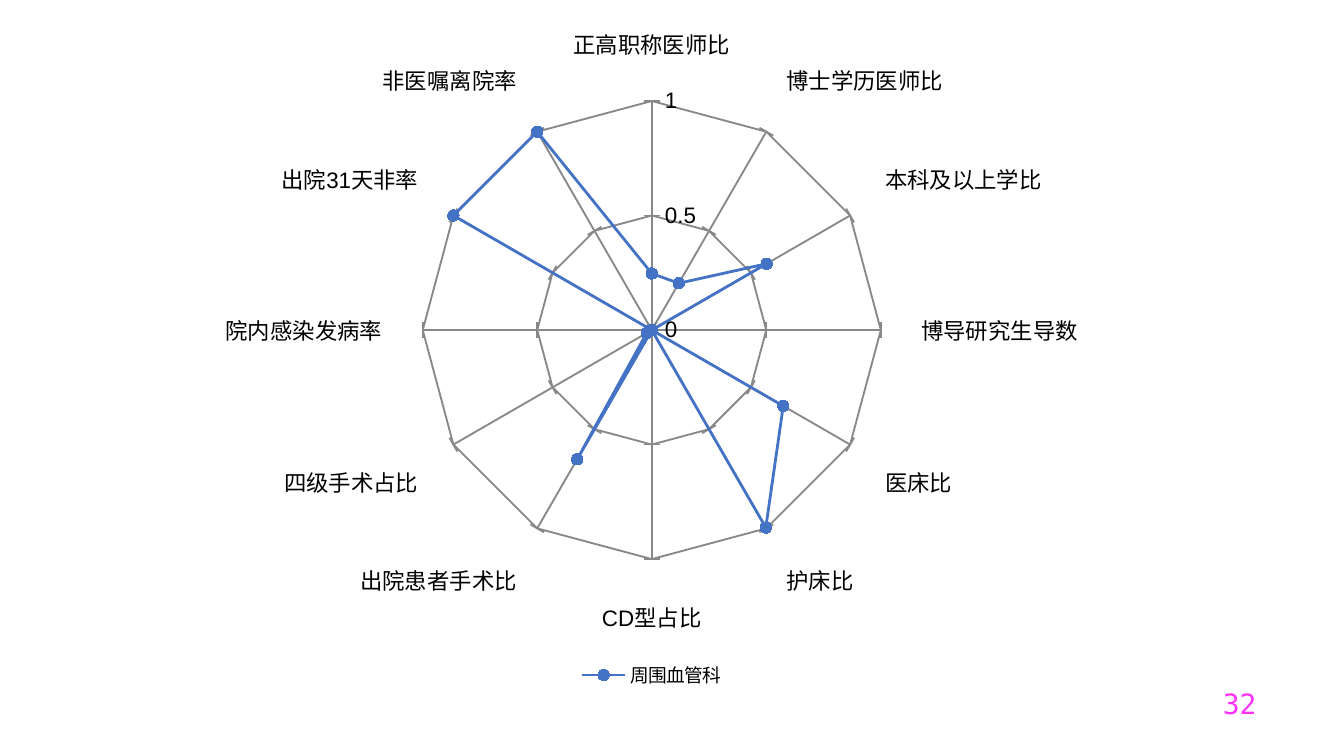
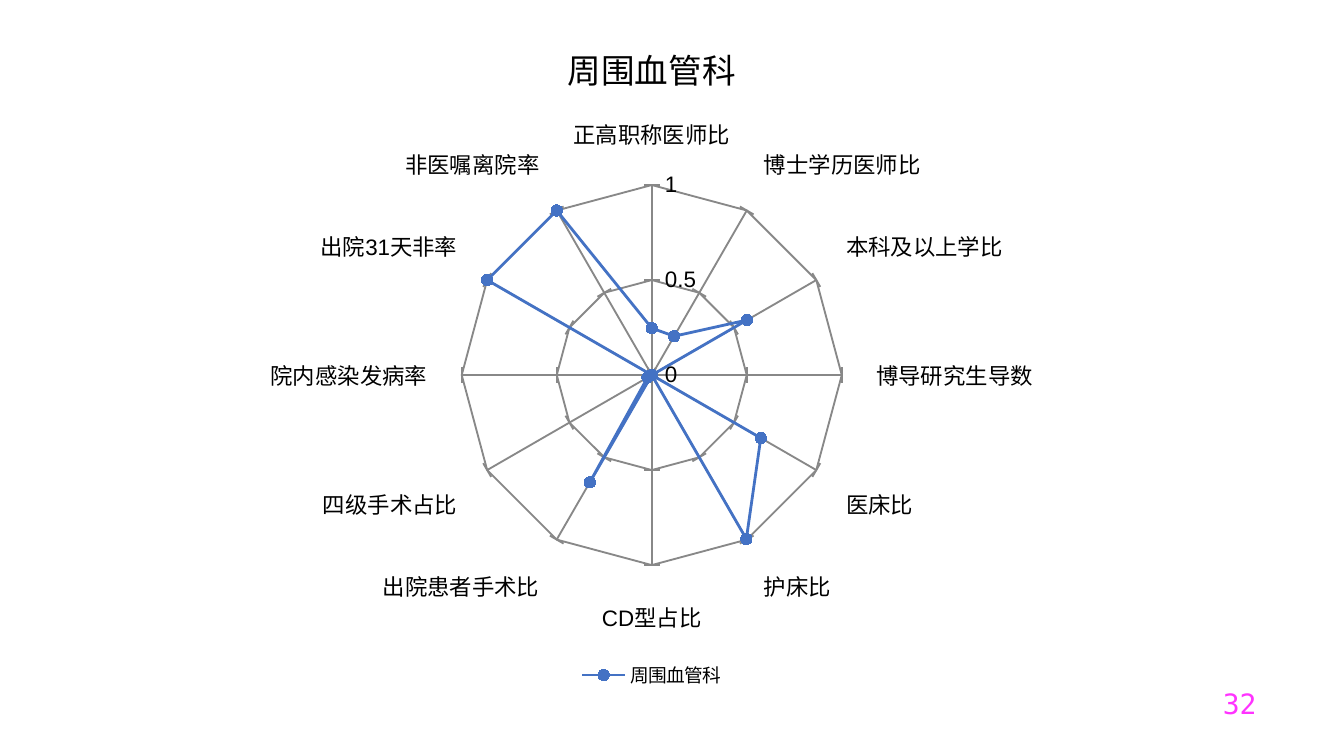
Before and after one commit to Tostig0916/hqcoffee, a slide deck: slide 32 of outputs/PPT/jsszyy.pptxgen.pptx. Drawn at 1344x756 pixels with LibreOffice and Linux fonts; fonts in the diff are those of the drawing. Boxes give left, top, right and bottom in pixels: in the first picture for what was removed or moved away, otherwise in the second. Text is boxed around its words. In the diff, an @@ line names an element or a change of style, - is before the commit and + after.

```diff
--- a/outputs/PPT/jsszyy.pptxgen.pptx
+++ b/outputs/PPT/jsszyy.pptxgen.pptx
@@ radar chart at <box>13,13,1290,694</box> @@
@@ title "周围血管科" added @@
```
Also in this commit, not shown: 36 other slides changed, 2 other files.
